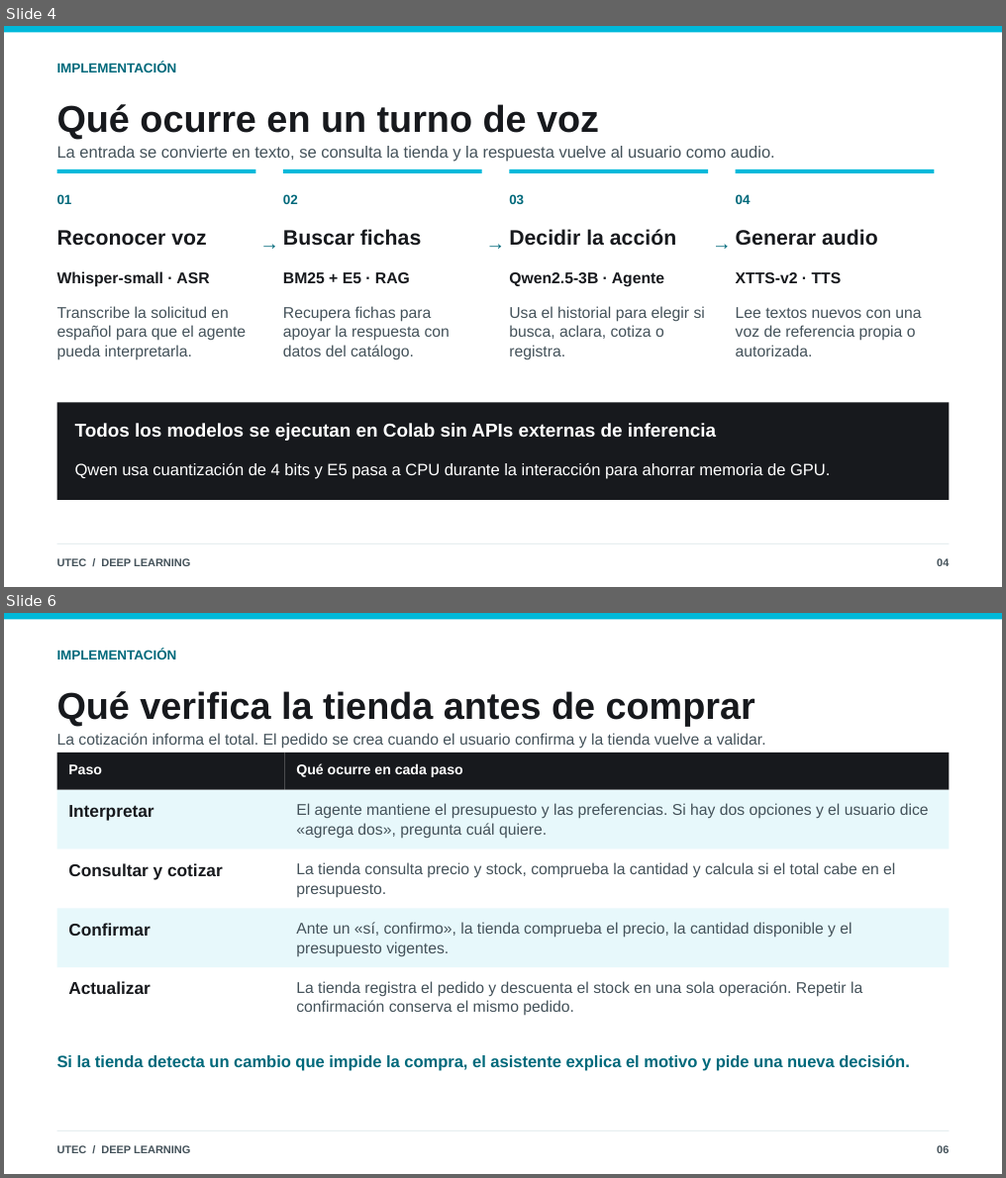
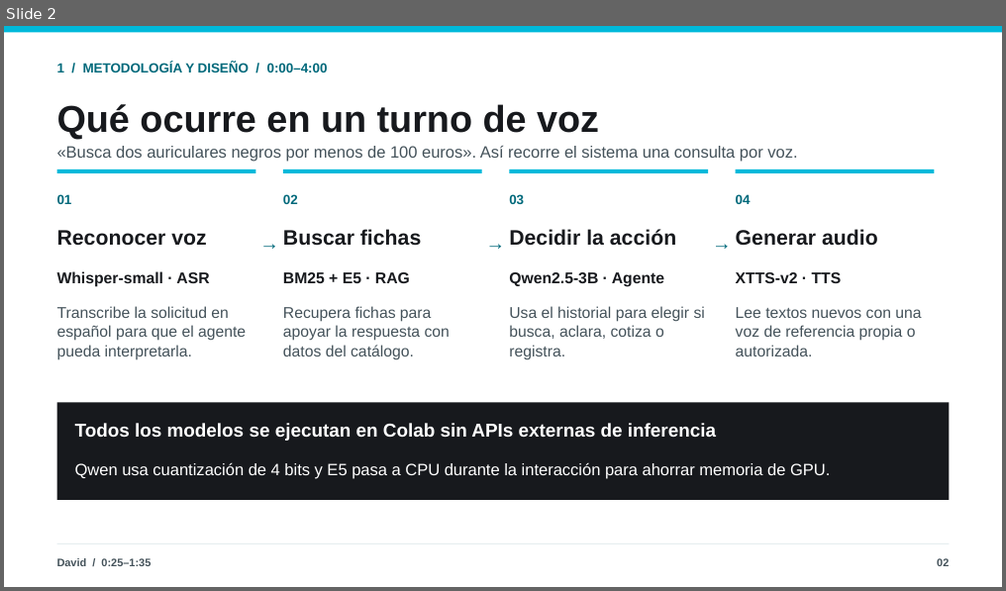
Before and after one commit to josenomberto/UTEC-CDIAV3-MCD8016, a slide deck: Proyecto 4/Presentación Laboratorio 4 - UTEC - con evidencias.pptx. Shown one above the other, each under a label of ours: slides 4 and 6 before the commit, slide 2 after it; the slides between them are not shown. The pictures are 1006x1178 and 1006x591 pixels, drawn with LibreOffice and Linux fonts; fonts in the diff are those of the drawing. Boxes give left, top, right and bottom in pixels: in the first picture for what was removed or moved away, otherwise in the second. Text is boxed around its words. In the diff, an @@ line names an element or a change of style, - is before the commit and + after.

Commit message:
Se actualiza presentacion

```diff
--- a/Proyecto 4/Presentación Laboratorio 4 - UTEC - con evidencias.pptx
+++ b/Proyecto 4/Presentación Laboratorio 4 - UTEC - con evidencias.pptx
@@ slide 6 removed at (4, 613, 1002, 1174), background #FFFFFF @@
@@ rectangle removed at (4, 613, 1002, 619) @@
@@ text removed at (57, 650, 177, 660) @@
-IMPLEMENTACIÓN
@@ text removed at (57, 691, 755, 726) @@
-Qué verifica la tienda antes de comprar
@@ rectangle removed at (57, 753, 285, 789) @@
@@ text removed at (57, 733, 766, 749) @@
-La cotización informa el total. El pedido se crea cuando el usuario confirma y la tienda vuelve a validar.
@@ rectangle removed at (285, 753, 949, 789) @@
@@ rectangle removed at (57, 789, 949, 849) @@
@@ text removed at (68, 764, 102, 774) @@
-Paso
@@ text removed at (296, 763, 463, 777) @@
-Qué ocurre en cada paso
@@ text removed at (68, 805, 153, 821) @@
-Interpretar
@@ text removed at (296, 803, 929, 839) @@
-El agente mantiene el presupuesto y las preferencias. Si hay dos opciones y el usuario dice «agrega dos», pregunta cuál quiere.
@@ rectangle removed at (57, 850, 949, 909) @@
@@ text removed at (68, 863, 223, 879) @@
-Consultar y cotizar
@@ text removed at (296, 862, 895, 898) @@
-La tienda consulta precio y stock, comprueba la cantidad y calcula si el total cabe en el presupuesto.
@@ rectangle removed at (57, 909, 949, 967) @@
@@ text removed at (68, 923, 150, 936) @@
-Confirmar
@@ text removed at (296, 922, 851, 958) @@
-Ante un «sí, confirmo», la tienda comprueba el precio, la cantidad disponible y el presupuesto vigentes.
@@ rectangle removed at (57, 967, 949, 1027) @@
@@ text removed at (68, 981, 151, 994) @@
-Actualizar
@@ text removed at (296, 981, 862, 1015) @@
-La tienda registra el pedido y descuenta el stock en una sola operación. Repetir la confirmación conserva el mismo pedido.
@@ text removed at (57, 1056, 910, 1071) @@
-Si la tienda detecta un cambio que impide la compra, el asistente explica el motivo y pide una nueva decisión.
@@ rectangle removed at (57, 1131, 949, 1132) @@
@@ text removed at (57, 1146, 190, 1154) @@
-UTEC / DEEP LEARNING
@@ text removed at (937, 1145, 948, 1156) @@
-06
@@ what was slide 4 is now slide 2 @@
@@ slide 2 changed as well @@
@@ text at (57, 63, 328, 73): text changed @@
-IMPLEMENTACIÓN
+1 / METODOLOGÍA Y DISEÑO / 0:00–4:00
@@ text at (57, 146, 797, 162): text changed @@
-La entrada se convierte en texto, se consulta la tienda y la respuesta vuelve al usuario como audio.
+«Busca dos auriculares negros por menos de 100 euros». Así recorre el sistema una consulta por voz.
@@ text at (57, 559, 151, 567): text changed @@
-UTEC / DEEP LEARNING
+David / 0:25–1:35
@@ text at (937, 559, 948, 567): text changed @@
-04
+02
```
Also in this commit, not shown: 6 other slides changed, 7 slides added, 4 other slides removed, 1 other file.
